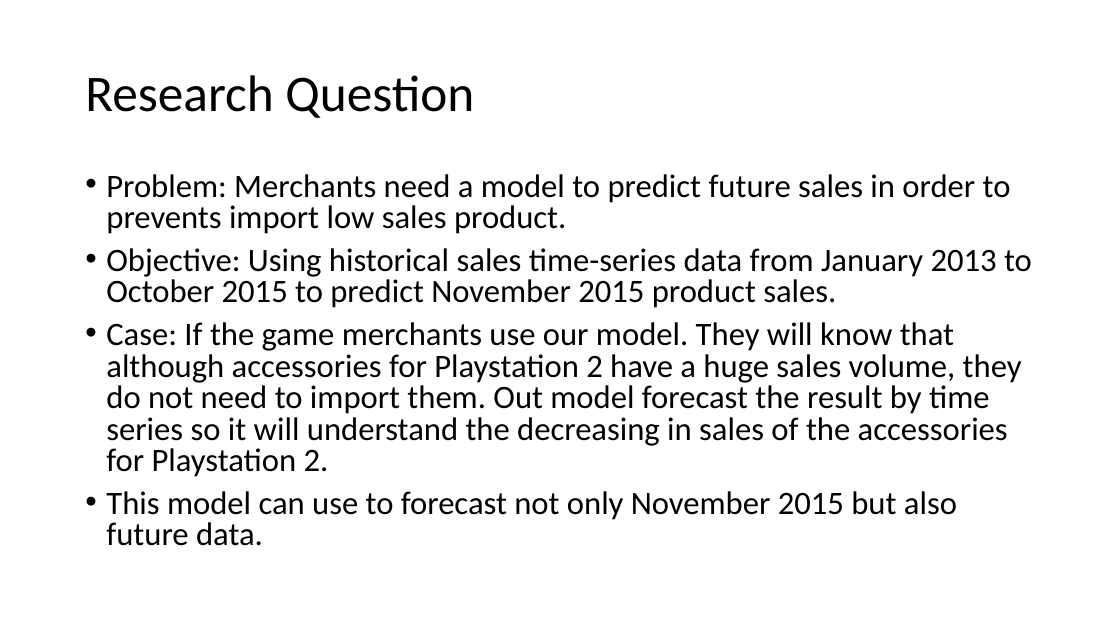
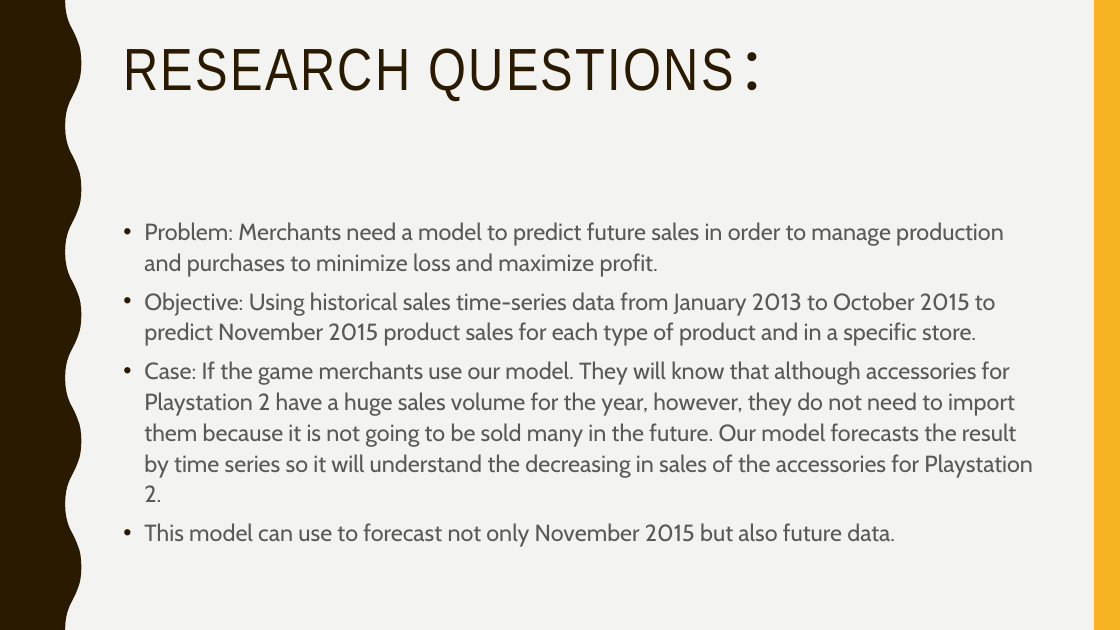
Before and after one commit to zex0023/Sale_Prediction, a slide deck: slide 2 of final_presentation.pptx. Drawn at 1120x630 pixels with LibreOffice and Linux fonts; fonts in the diff are those of the drawing. Boxes give left, top, right and bottom in pixels: in the first picture for what was removed or moved away, otherwise in the second. Text is boxed around its words. In the diff, an @@ line names an element or a change of style, - is before the commit and + after.

Commit message:
presentation and some changes

```diff
--- a/final_presentation.pptx
+++ b/final_presentation.pptx
@@ background #FFFFFF to #F3F3F2 @@
@@ freeform shape added at (x1=0, y1=0, x2=82, y2=630), fill #2A1A00 @@
@@ rectangle added at (x1=1094, y1=0, x2=1120, y2=630), fill #F8B323 @@
@@ title "RESEARCH QUESTIONS：" at (x1=123, y1=48, x2=797, y2=101): vertical alignment middle to top @@
@@ title at (x1=123, y1=48, x2=797, y2=101): text changed; size 44 to 51 pt; font Calibri to Arial Narrow; text colour #000000 to #2A1A00 @@
-Research Question
+RESEARCH QUESTIONS：
@@ text "Problem: Merchants need a model ..." moved from (x1=106, y1=174, x2=1032, y2=546) to (x1=144, y1=222, x2=1033, y2=547) @@
@@ text at (x1=144, y1=222, x2=1033, y2=502): text changed; size 28 to 20 pt; font Calibri to Cabin; text colour #000000 to #595959 @@
-• Problem: Merchants need a model to predict future sales in order to prevents import low sales product.
-• Objective: Using historical sales time-series data from January 2013 to October 2015 to predict November 2015 product sales.
-• Case: If the game merchants use our model. They will know that although accessories for Playstation 2 have a huge sales volume, they do not need to import them. Out model forecast the result by time series so it will understand the decreasing in sales of the accessories for Playstation 2.
+• Problem: Merchants need a model to predict future sales in order to manage production and purchases to minimize loss and maximize profit.
+• Objective: Using historical sales time-series data from January 2013 to October 2015 to predict November 2015 product sales for each type of product and in a specific store.
+• Case: If the game merchants use our model. They will know that although accessories for Playstation 2 have a huge sales volume for the year, however, they do not need to import them because it is not going to be sold many in the future. Our model forecasts the result by time series so it will understand the decreasing in sales of the accessories for Playstation 2.
@@ text at (x1=144, y1=523, x2=895, y2=547): size 28 to 20 pt, font Calibri to Cabin, text colour #000000 to #595959 in "This model can use to forecast not ..."; line spacing 0.8 to 1.1; less space between paragraphs @@
```
Also in this commit, not shown: 5 other slides changed, 9 slides added, 5 slides removed, 3 other files.
